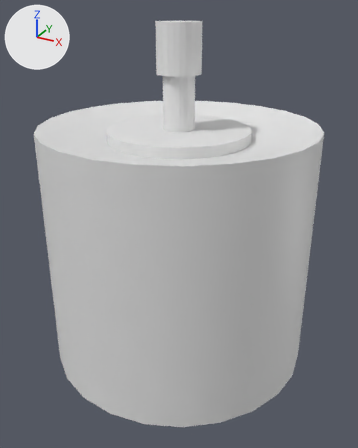
An edit to the Blender file HS-306/HS-306.blend, drawn before and after from the same camera.
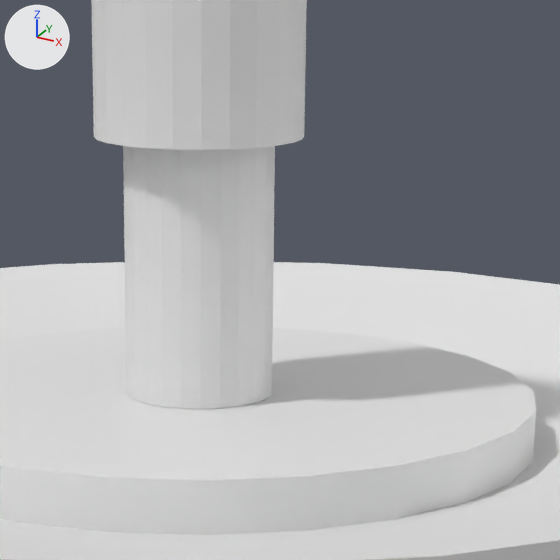
Old and new are each drawn whole from a 50 mm lens placed at (0.783, -1.423, 0.785), pointed at (0.009, -0.016, 0.081) and again close up on the part from 38% to 72% of the width and 10% to 37% of the height. The axes (+X, +Y, +Z) are drawn at upper left. The lights are the same throughout.
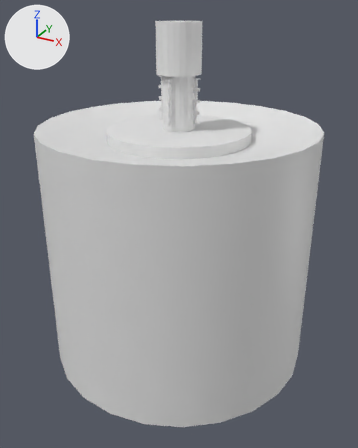
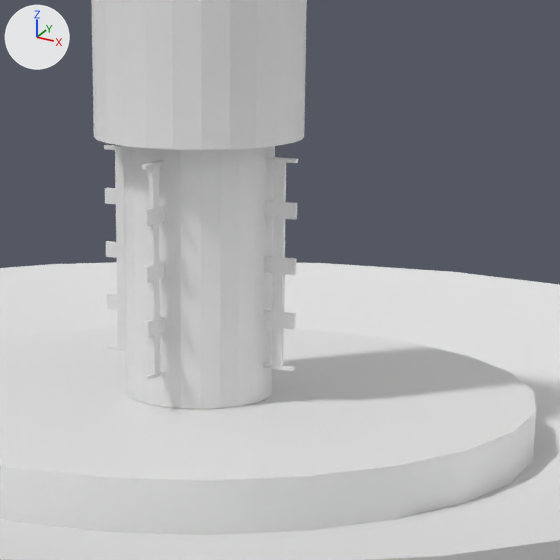
The change, as a diff of the scene's bpy script:
```diff
--- a/HS-306/HS-306.blend.py
+++ b/HS-306/HS-306.blend.py
@@ me_cube_001 @@
+me_cube_001.from_pydata(...)  # 82 vertices, 39 faces; spans x -1.0..1.0, y -1.0..1.0, z -1.2..0.8
+me_cube_001.polygons.foreach_set('use_smooth', [True] * 39)
@@ ob_antennarib_002 @@
+ob_antennarib_002 = bpy.data.objects.new('AntennaRib.002', me_cube_001)
+ob_antennarib_002.location = (0.0618, 0.0, 0.5235)
+ob_antennarib_002.scale = (0.0126, 0.00155, 0.0707)
@@ ob_antennarib_001 @@
+ob_antennarib_001 = bpy.data.objects.new('AntennaRib.001', me_cube_001.copy())
+ob_antennarib_001.location = (-0.0618, 0.0, 0.5235)
+ob_antennarib_001.scale = (0.0126, 0.00155, 0.0707)
@@ ob_antennarib @@
+ob_antennarib = bpy.data.objects.new('AntennaRib', me_cube_001.copy())
+ob_antennarib.location = (0.0, -0.0618, 0.5235)
+ob_antennarib.rotation_euler = (0.0, 0.0, 1.571)  # degrees (0, 0, 90)
+ob_antennarib.scale = (0.0126, 0.00155, 0.0707)
```

Location of each change, [x1, y1, x2, y2] in pixels of the close-ups (560 x 560 px):
'AntennaRib.002', added: after [263, 156, 298, 371]
'AntennaRib', added: after [142, 161, 165, 380]
'AntennaRib.001', added: after [104, 145, 126, 351]
